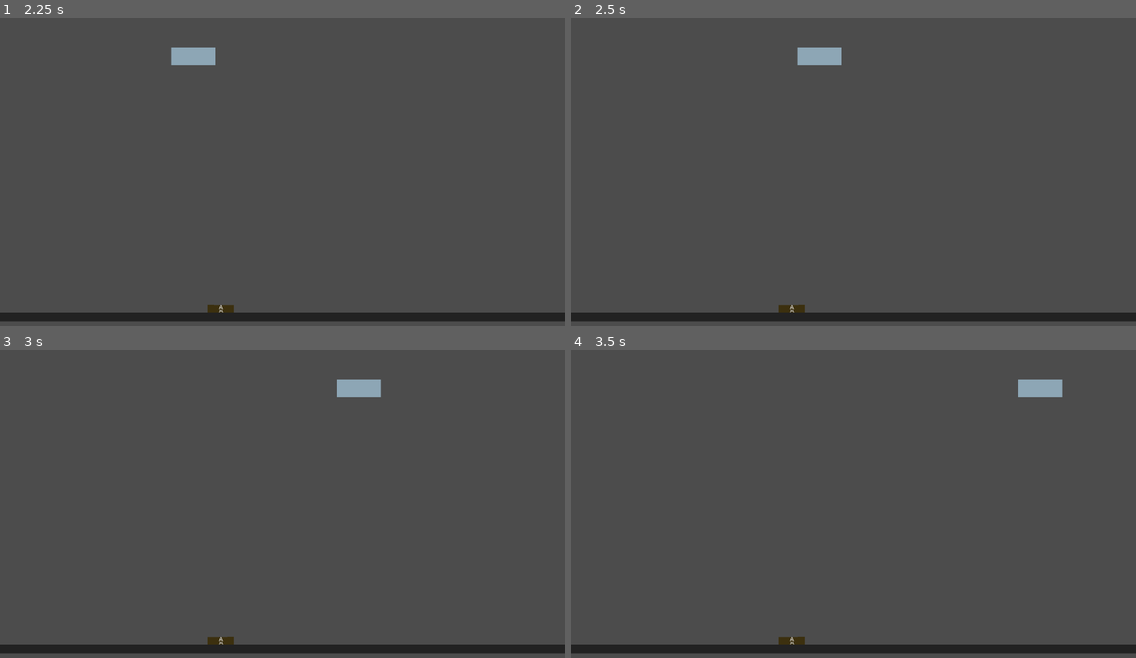
Above: before the commit, frames 1-4 (two rows, left to right).
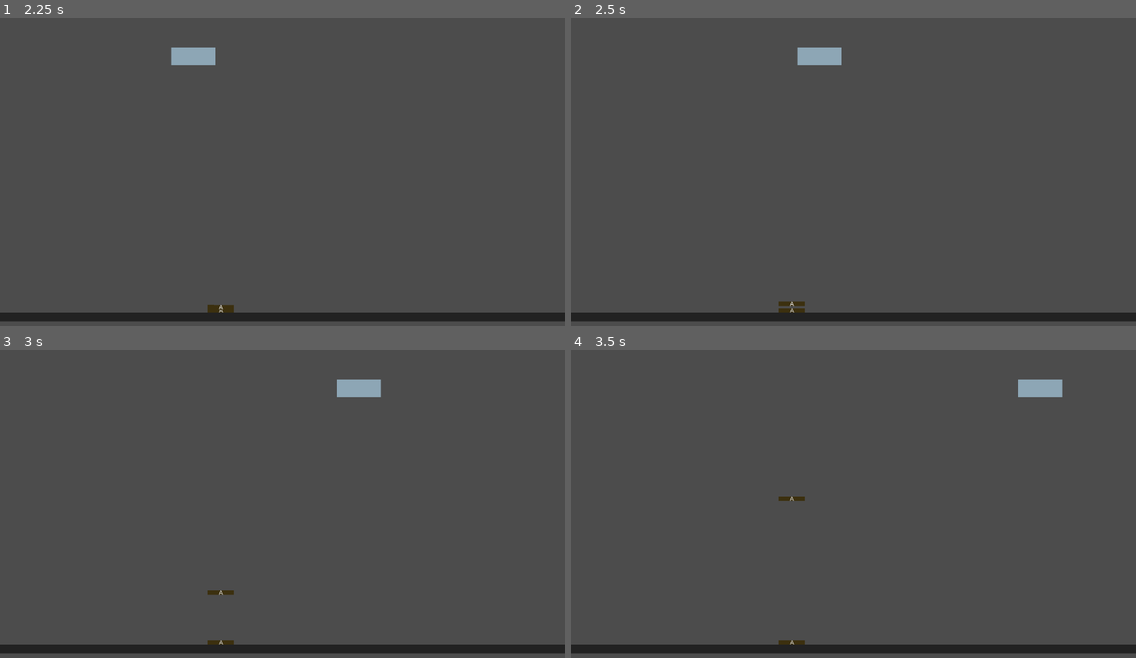
Above: after the commit, the same moments.

Repository: Indivicivet/AoC2022
Game: Godot game, scene res://day05.tscn
Two runs of this game, one before a commit and one after it. Both use one fixed random seed, a clock stepped at 60 frames per second and the inputs below.
Inputs:
- Up to frame 1 (2.25 s): tap Enter (ui_accept) at 0.5, 1.35, 1.52, 1.82 s; hold Right (ui_right) 0.53-1.28 s; hold Enter (ui_accept) 0.53-1.28 s; hold Left (ui_left) 1.28-2.03 s; hold Right (ui_right) from 2.03 s (still down); hold Enter (ui_accept) from 2.03 s (still down)
- Up to frame 2 (2.5 s): keep holding Right (ui_right); keep holding Enter (ui_accept)
- Up to frame 3 (3 s): keep holding Right (ui_right); release Enter (ui_accept) at 2.78 s; tap Enter (ui_accept) at 2.85 s
- Up to frame 4 (3.5 s): keep holding Right (ui_right); tap Enter (ui_accept) at 3.02, 3.32 s

Frame 1 is identical in both runs. In frame 2, less than 0.1% of the frame differs, in the area x 36-42%, y 91-95%; in frame 3, 0.1%, in the area x 36-42%, y 78-95%; in frame 4, 0.1%.
Error before the commit: Invalid get index 'parent' (on base: 'StaticBody2D'). (res://Magnet.gd:25)
Error after the commit: Invalid set index 'gravity_scale' (on base: 'StaticBody2D') with value of type 'float'. (res://Magnet.gd:25)

Commit message:
set gravity scale - but this does bad things with collision :(

Diff:
--- a/day05/Magnet.gd
+++ b/day05/Magnet.gd
@@ -22,4 +22,4 @@
 		)
 		if result_raydown:
 			print("hello")
-			result_raydown.collider.parent.transform.y -= 200 * delta;
+			result_raydown.collider.gravity_scale = -1.0
